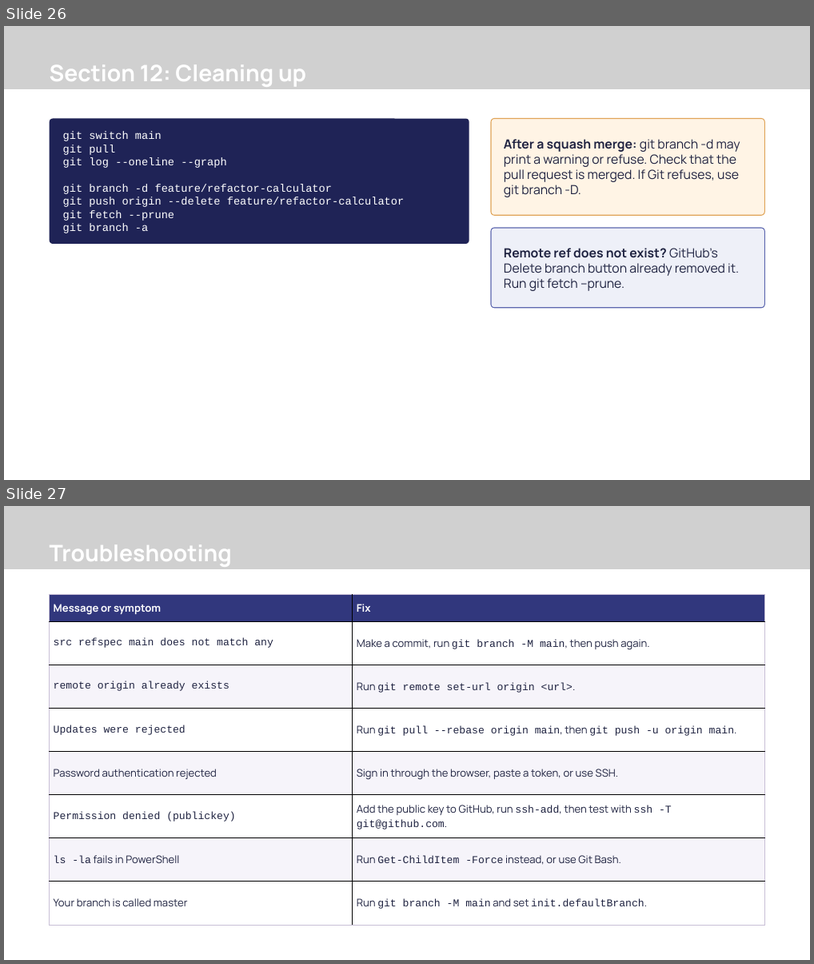
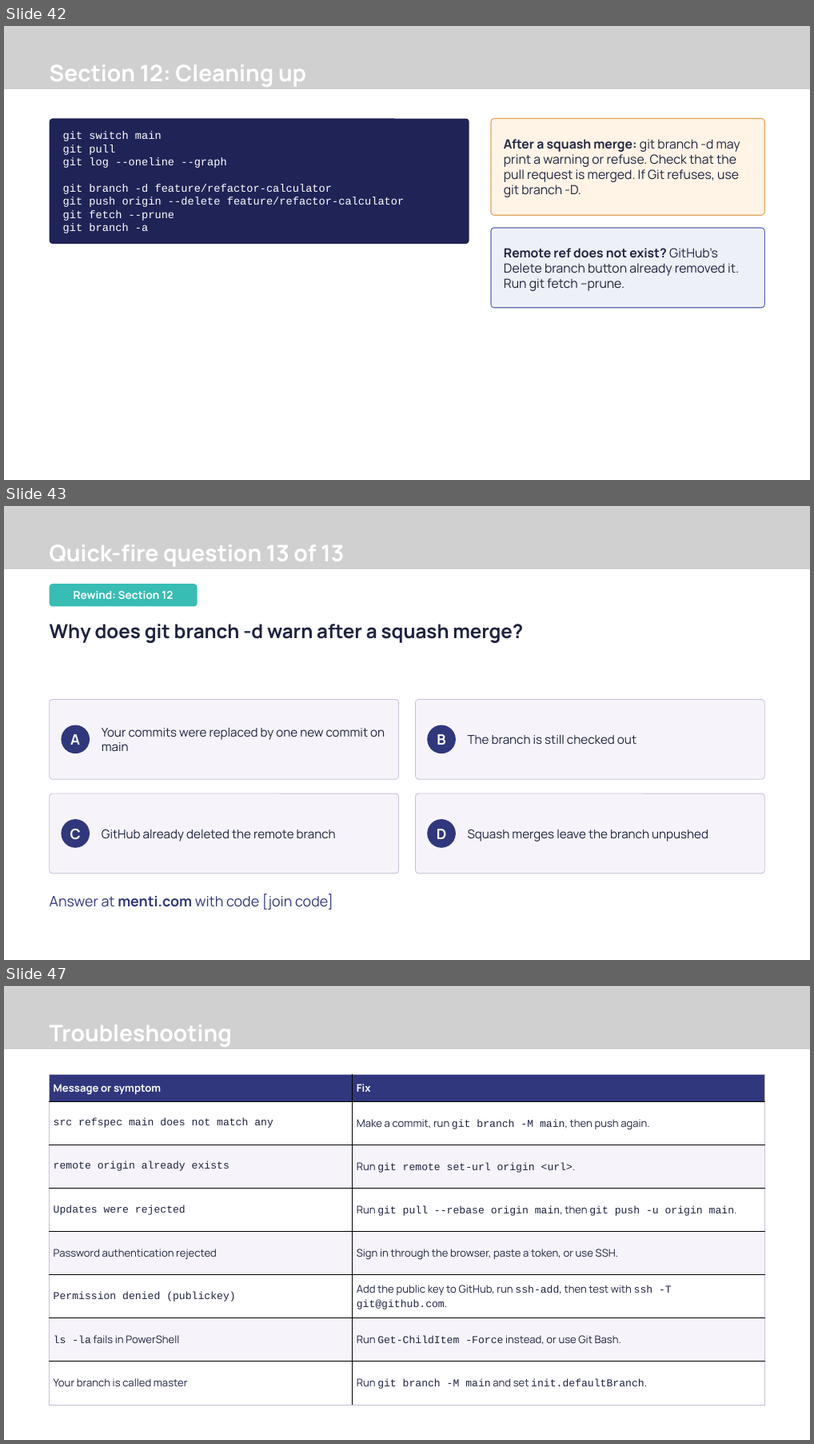
Before and after one commit to Revolution-Data-Platforms/Introduction-to-Git-Workshop, a slide deck: presentation/introduction-to-git-workshop.pptx. Shown one above the other, each under a label of ours: slides 26 and 27 before the commit, slides 42, 43 and 47 after it; the slides between them are not shown. The pictures are 814x964 and 814x1444 pixels, drawn with LibreOffice and Linux fonts; fonts in the diff are those of the drawing; grey boxes stand for pictures; background and template pictures are left out. Boxes give left, top, right and bottom in pixels: in the first picture for what was removed or moved away, otherwise in the second. Text is boxed around its words. In the diff, an @@ line names an element or a change of style, - is before the commit and + after.

```diff
--- a/presentation/introduction-to-git-workshop.pptx
+++ b/presentation/introduction-to-git-workshop.pptx
@@ slide 43 added at (4, 506, 810, 960), background #FFFFFF @@
@@ freeform shape added at (4, 506, 810, 569), fill #31377D @@
@@ picture added at (4, 506, 810, 569) @@
@@ picture added at (682, 523, 713, 552) @@
@@ text added at (50, 545, 344, 566), 40.5 pt, text #FFFFFF, bold @@
+Quick-fire question 13 of 13
@@ picture added at (723, 530, 745, 539) @@
@@ rounded rectangle added at (49, 584, 197, 606), fill #37BDB4, 19.5 pt, text #FFFFFF, bold @@
+Rewind: Section 12
@@ text added at (50, 624, 523, 643), 34.5 pt, text #1E2240, bold @@
+Why does git branch -d warn after a squash merge?
@@ rounded rectangle added at (49, 699, 398, 779), fill #F6F4FA, outline #C8BFD6 1.13 pt @@
@@ rounded rectangle added at (416, 699, 766, 779), fill #F6F4FA, outline #C8BFD6 1.13 pt @@
@@ ellipse added at (62, 725, 90, 753), fill #31377D, 25.5 pt, text #FFFFFF, bold @@
+A
@@ text added at (102, 728, 385, 751), 21.8 pt, text #1E2240 @@
+Your commits were replaced by one new commit on main
@@ ellipse added at (427, 725, 456, 753), fill #31377D, 25.5 pt, text #FFFFFF, bold @@
+B
@@ text added at (468, 735, 637, 744), 21.8 pt, text #1E2240 @@
+The branch is still checked out
@@ rounded rectangle added at (49, 793, 398, 873), fill #F6F4FA, outline #C8BFD6 1.13 pt @@
@@ rounded rectangle added at (416, 793, 766, 873), fill #F6F4FA, outline #C8BFD6 1.13 pt @@
@@ ellipse added at (62, 819, 90, 848), fill #31377D, 25.5 pt, text #FFFFFF, bold @@
+C
@@ text added at (102, 829, 336, 841), 21.8 pt, text #1E2240 @@
+GitHub already deleted the remote branch
@@ ellipse added at (427, 819, 456, 848), fill #31377D, 25.5 pt, text #FFFFFF, bold @@
+D
@@ text added at (468, 829, 709, 841), 21.8 pt, text #1E2240 @@
+Squash merges leave the branch unpushed
@@ text added at (50, 893, 334, 910), 25.5 pt, text #31377D @@
+Answer at menti.com with code [join code]
@@ what was slide 26 is now slide 42 @@
@@ what was slide 27 is now slide 47 @@
```
Also in this commit, not shown: 3 slides changed, 19 other slides added, 5 other files.
